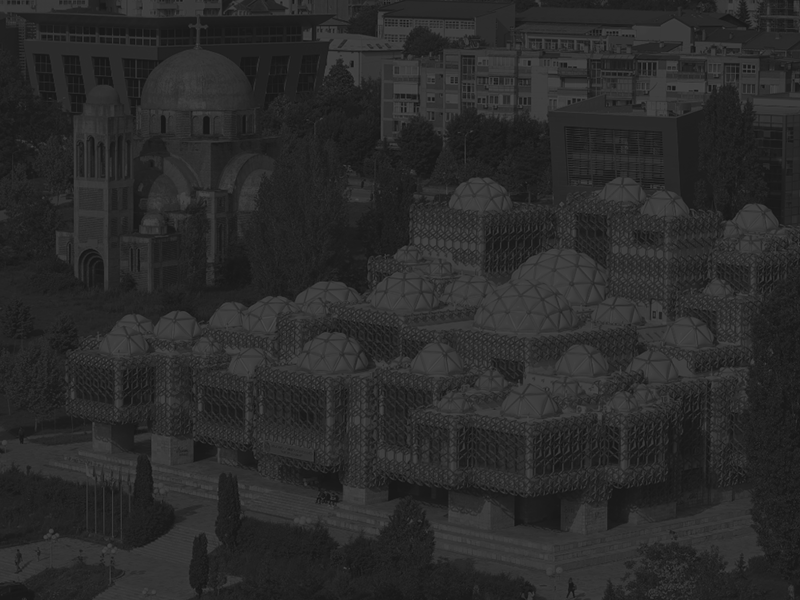
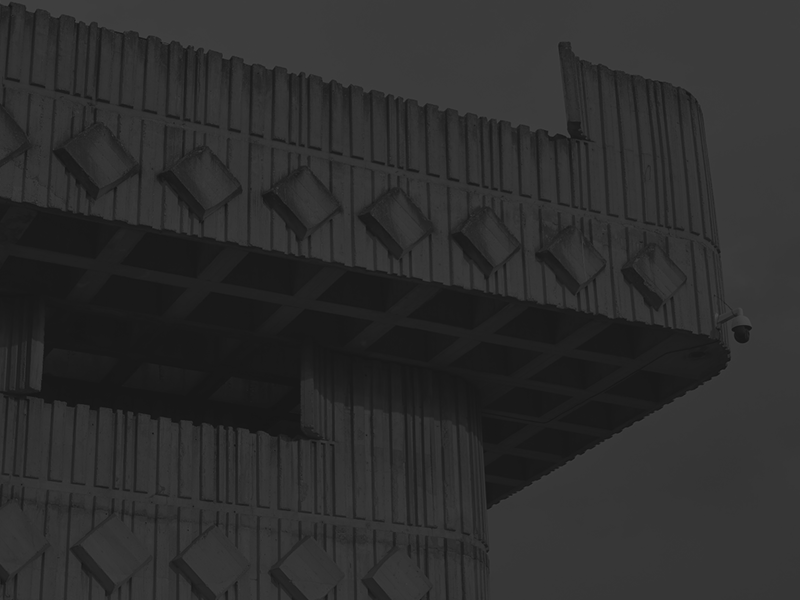
Layers edited between the first and the second (800, 600) image:
renamed "Screenshot 2024-05-16 at 22.50.50" to "Screenshot 2024-05-20 at 21.10.55", painted on it over [0, 0, 800, 600]
